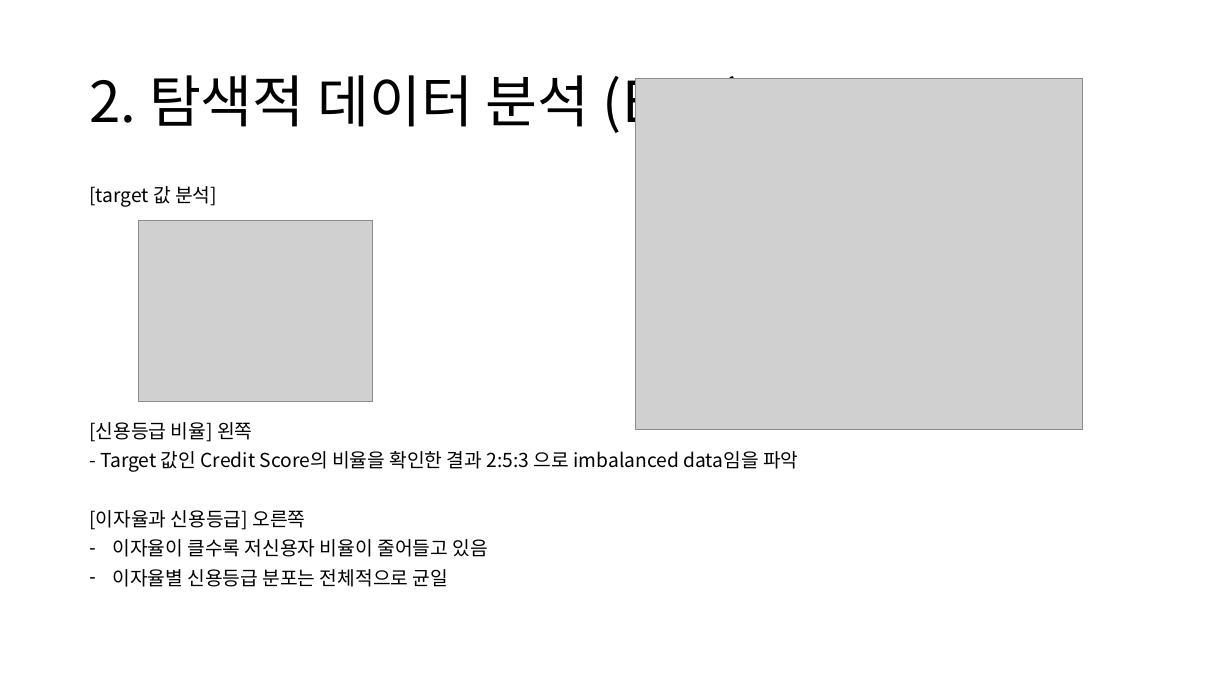
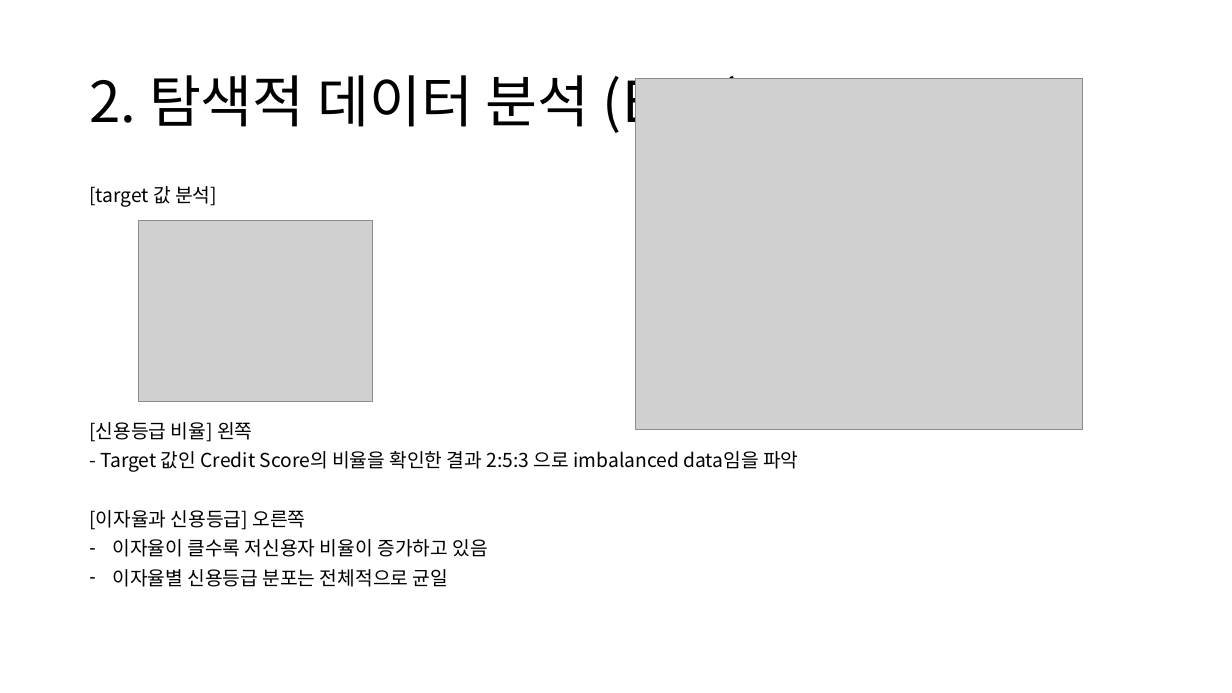
Before and after one commit to HANARONE/dh01, a slide deck: slide 5 of 1차 자료/개인고객 신용등급 산정 모델링.pptx. Drawn at 1232x693 pixels with LibreOffice and Linux fonts; fonts in the diff are those of the drawing; grey boxes stand for pictures. Boxes give left, top, right and bottom in pixels: in the first picture for what was removed or moved away, otherwise in the second. Text is boxed around its words. In the diff, an @@ line names an element or a change of style, - is before the commit and + after.

```diff
--- a/1차 자료/개인고객 신용등급 산정 모델링.pptx
+++ b/1차 자료/개인고객 신용등급 산정 모델링.pptx
@@ text at <box>112,539,487,557</box>: text changed @@
-– 이자율이 클수록 저신용자 비율이 줄어들고 있음
+– 이자율이 클수록 저신용자 비율이 증가하고 있음
```
Also in this commit, not shown: 4 other slides changed, 1 slide added, 1 slide removed, 1 other file.
